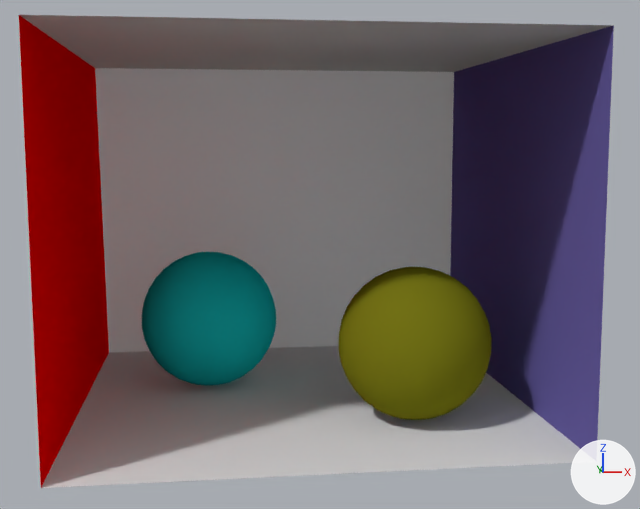
A saved change to the Blender file models/CornellBoxSphere.blend.
Rendered twice from a camera (50 mm lens) standing at (-0.432, -4.029, 1.173) and looking at (0.087, -0.003, 0.673). The axes (+X, +Y, +Z) are drawn at lower right. The lights are the same throughout.

Names of what the first picture shows: 'backWall.001', 'ceiling.001', 'floor.001', 'leftSphere', 'leftWall.001', 'rightSphere', 'rightWall.001'.
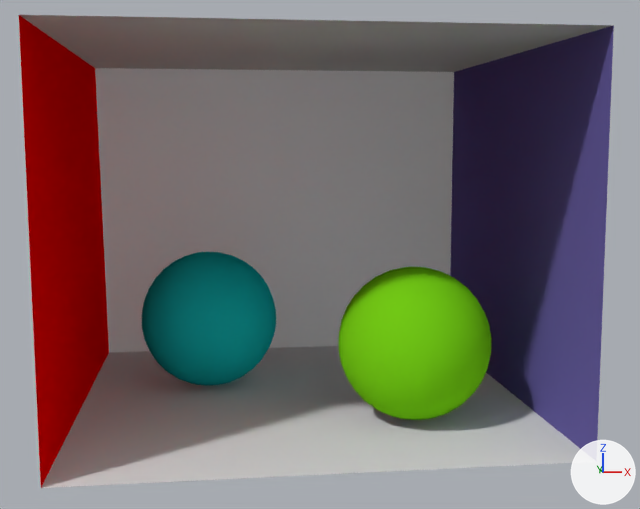
Changed parts and their boxes [x1, y1, x2, y2] in the pictures (640 x 509 px):
'rightSphere', recoloured (yellow to green)
    both: [338, 267, 492, 420]

The change in detail:
Material 'rightSphere' (mat_rightsphere) changes colour from dark yellow #7c7c19 to green #7cdb19; in linear values from (0.2, 0.2, 0.01) to (0.2, 0.708, 0.01).
